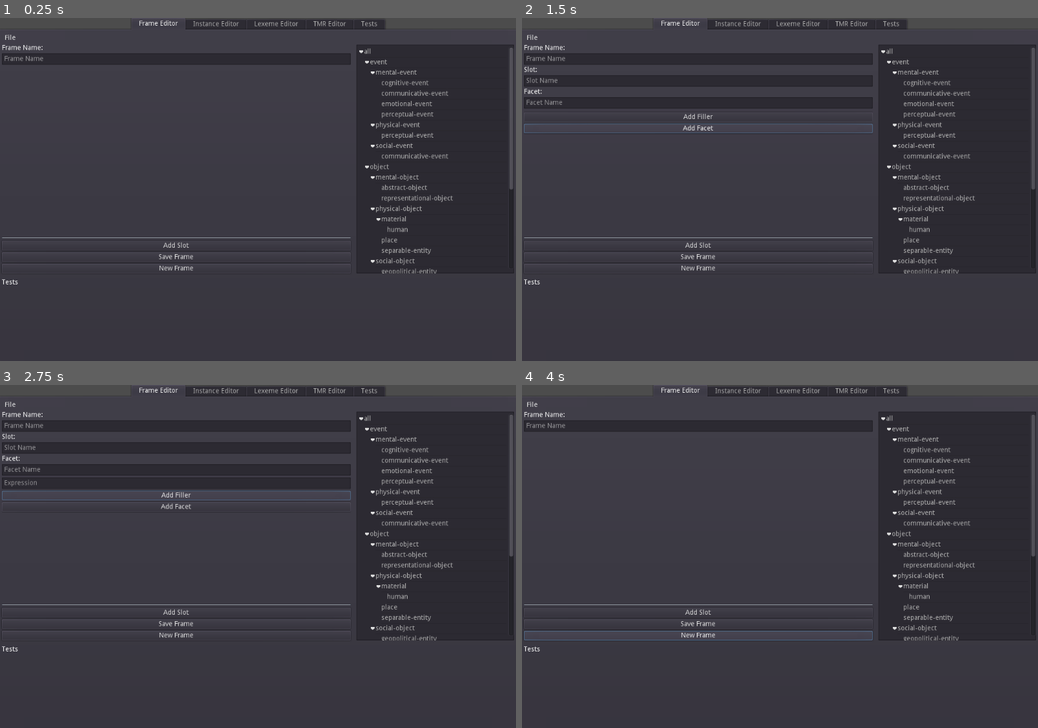
Above: before the commit, frames 1-4 (two rows, left to right).
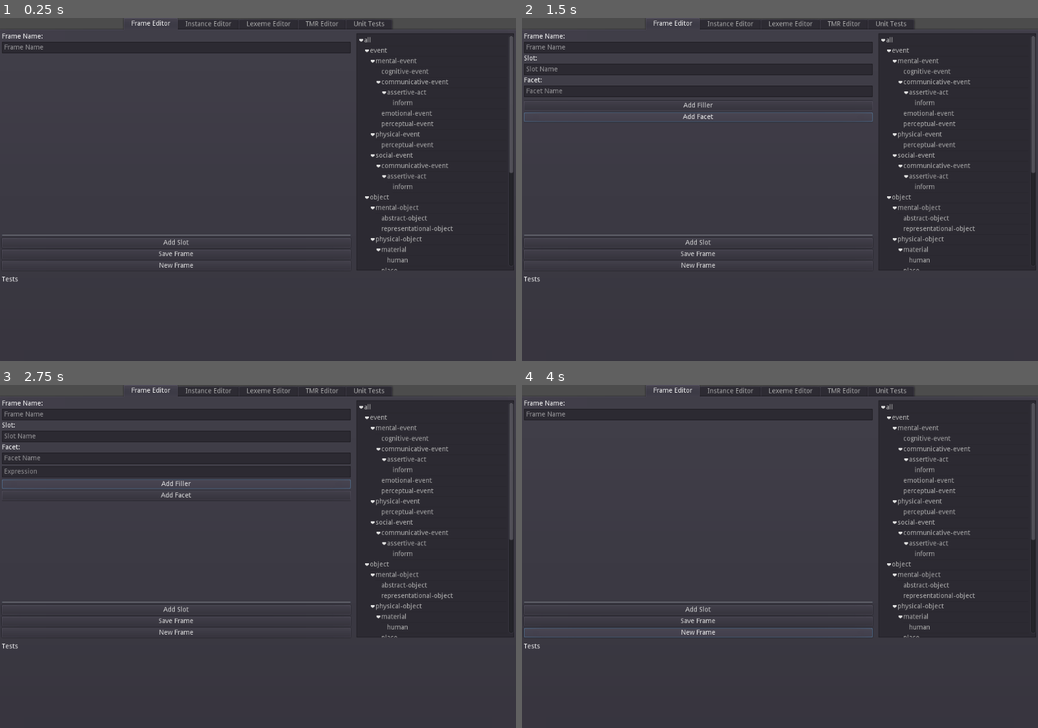
Above: after the commit, the same moments.

Repository: Eibriel/CompiAgent
Game: Godot game, scene res://MainScene.tscn
The game is run twice, just before and just after one commit, with the same random seed, the same clock (stepped at 60 frames per second) and the same inputs.
Inputs:
- Up to frame 1 (0.25 s): no input
- Up to frame 2 (1.5 s): click "Add Slot" at 0.5 s; click "Add Facet" at 1.25 s
- Up to frame 3 (2.75 s): click "Add Filler" at 2 s
- Up to frame 4 (4 s): click "Save Frame" at 2.75 s; click "New Frame" at 3.5 s

The runs differ from the first frame. In frame 1, 3.9% of the frame differs, in the area x 0-100%, y 0-78%; in frame 2, 5.2%; in frame 3, 7.1%; in frame 4, 4.5%.

Commit message:
Improving Instance Editor

Diff:
--- a/FrameEditor.tscn
+++ b/FrameEditor.tscn
@@ -12,6 +12,7 @@
 anchor_bottom = 1.0
 
 [node name="MenuButton" type="MenuButton" parent="VBoxContainer"]
+visible = false
 margin_right = 35.0
 margin_bottom = 20.0
 size_flags_horizontal = 0
@@ -19,7 +20,6 @@
 items = [ "Open ...", null, 0, false, false, 0, 0, null, "", false, "Save", null, 0, false, false, 1, 0, null, "", false, "Save as ...", null, 0, false, false, 2, 0, null, "", false ]
 
 [node name="VSplitContainer" type="VSplitContainer" parent="VBoxContainer"]
-margin_top = 24.0
 margin_right = 1080.0
 margin_bottom = 720.0
 size_flags_horizontal = 3
@@ -27,7 +27,7 @@
 
 [node name="HSplitContainer" type="HSplitContainer" parent="VBoxContainer/VSplitContainer"]
 margin_right = 1080.0
-margin_bottom = 506.0
+margin_bottom = 524.0
 size_flags_horizontal = 3
 size_flags_vertical = 3
 size_flags_stretch_ratio = 1.26
@@ -35,7 +35,7 @@
 
 [node name="VBoxContainer" type="VBoxContainer" parent="VBoxContainer/VSplitContainer/HSplitContainer"]
 margin_right = 734.0
-margin_bottom = 506.0
+margin_bottom = 524.0
 size_flags_horizontal = 3
 size_flags_vertical = 3
 
@@ -53,59 +53,59 @@
 [node name="ScrollContainer" type="ScrollContainer" parent="VBoxContainer/VSplitContainer/HSplitContainer/VBoxContainer"]
 margin_top = 46.0
 margin_right = 734.0
-margin_bottom = 426.0
+margin_bottom = 444.0
 size_flags_horizontal = 3
 size_flags_vertical = 3
 
 [node name="VBoxContainerSlots" type="VBoxContainer" parent="VBoxContainer/VSplitContainer/HSplitContainer/VBoxContainer/ScrollContainer"]
 margin_right = 734.0
-margin_bottom = 380.0
+margin_bottom = 398.0
 rect_clip_content = true
 size_flags_horizontal = 3
 size_flags_vertical = 3
 
 [node name="HSeparator" type="HSeparator" parent="VBoxContainer/VSplitContainer/HSplitContainer/VBoxContainer"]
-margin_top = 430.0
+margin_top = 448.0
 margin_right = 734.0
-margin_bottom = 434.0
+margin_bottom = 452.0
 
 [node name="ButtonAddSlot" type="Button" parent="VBoxContainer/VSplitContainer/HSplitContainer/VBoxContainer"]
-margin_top = 438.0
+margin_top = 456.0
 margin_right = 734.0
-margin_bottom = 458.0
+margin_bottom = 476.0
 text = "Add Slot"
 
 [node name="ButtonSaveFrame" type="Button" parent="VBoxContainer/VSplitContainer/HSplitContainer/VBoxContainer"]
-margin_top = 462.0
+margin_top = 480.0
 margin_right = 734.0
-margin_bottom = 482.0
+margin_bottom = 500.0
 text = "Save Frame"
 
 [node name="ButtonNewFrame" type="Button" parent="VBoxContainer/VSplitContainer/HSplitContainer/VBoxContainer"]
-margin_top = 486.0
+margin_top = 504.0
 margin_right = 734.0
-margin_bottom = 506.0
+margin_bottom = 524.0
 text = "New Frame"
 
 [node name="Tree" type="Tree" parent="VBoxContainer/VSplitContainer/HSplitContainer"]
 margin_left = 746.0
 margin_right = 1080.0
-margin_bottom = 506.0
+margin_bottom = 524.0
 focus_mode = 0
 size_flags_horizontal = 3
 size_flags_vertical = 3
 hide_root = true
 
 [node name="VSplitContainer" type="VSplitContainer" parent="VBoxContainer/VSplitContainer"]
-margin_top = 518.0
+margin_top = 536.0
 margin_right = 1080.0
-margin_bottom = 696.0
+margin_bottom = 720.0
 size_flags_horizontal = 3
 size_flags_vertical = 3
 size_flags_stretch_ratio = 0.45
 
 [node name="RichTextLabel2" type="RichTextLabel" parent="VBoxContainer/VSplitContainer/VSplitContainer"]
 margin_right = 1080.0
-margin_bottom = 178.0
+margin_bottom = 184.0
 size_flags_vertical = 3
 text = "Tests"
--- a/InstanceEditor.gd
+++ b/InstanceEditor.gd
@@ -1,15 +1,31 @@
 extends Control
 
+onready var frames_tree = $VBoxContainer/VSplitContainer/HSplitContainer/Tree
+onready var frame_edit = $VBoxContainer/VSplitContainer/HSplitContainer/RichTextLabel
+onready var frame_slots = $VBoxContainer/VSplitContainer/HSplitContainer/VBoxContainer2/ScrollContainer/VBoxContainerSlots
+onready var frame_name = $VBoxContainer/VSplitContainer/HSplitContainer/VBoxContainer2/LineEditName
+onready var button_save_frame = $VBoxContainer/VSplitContainer/HSplitContainer/VBoxContainer2/ButtonSaveFrame
+onready var button_new_frame = $VBoxContainer/VSplitContainer/HSplitContainer/VBoxContainer2/ButtonNewFrame
+onready var button_add_slot = $VBoxContainer/VSplitContainer/HSplitContainer/VBoxContainer2/ButtonAddSlot
 
-onready var instance_list = $HSplitContainer/VBoxContainer/ItemList
-onready var instance_code = $HSplitContainer/TextEdit
-onready var button_add_instance = $HSplitContainer/VBoxContainer/ButtonAddInstance
-onready var button_save_instance = $HSplitContainer/VBoxContainer/ButtonSaveInstance
-onready var lineedit_instancename = $HSplitContainer/VBoxContainer/LineEditInstanceName
+
+
+onready var instance_list = $VBoxContainer/VSplitContainer/HSplitContainer/VBoxContainer/ItemList
+onready var instance_code = $VBoxContainer/VSplitContainer/HSplitContainer/TextEdit
+onready var button_add_instance = $VBoxContainer/VSplitContainer/HSplitContainer/VBoxContainer/ButtonAddInstance
+onready var button_save_instance = $VBoxContainer/VSplitContainer/HSplitContainer/VBoxContainer/ButtonSaveInstance
+onready var lineedit_instancename = $VBoxContainer/VSplitContainer/HSplitContainer/VBoxContainer/LineEditInstanceName
+
+var FacetEditor = load("res://modules/facet_editor.tscn")
+var SlotEditor = load("res://modules/slot_editor.tscn")
 
 var json_path = "res://instances.json"
 
-var instances
+## Ontology class
+var Ontology = load("res://CompiAgent/ontology_class.gd")
+
+## Ontology instance
+var onto = Ontology.new()
 
 func _ready():
 	_load_instances()
@@ -27,15 +43,64 @@
 	if file.file_exists(json_path):
 		file.open(json_path, File.READ)
 		var text = file.get_as_text()
-		instances = parse_json(text)
+		var instances = parse_json(text)
 		file.close()
+		onto.load_from_dictionary(instances)
 	else:
-		instances = {}
+		onto.load_from_dictionary({})
+
+func display_info(fname):
+	frame_name.set_text(fname)
+
+	for m in frame_slots.get_children():
+		frame_slots.remove_child(m)
+
+	if fname == "":
+		return
+
+	var frame = onto.get_frame_by_id(fname)
+
+	for slot in frame.get_slot_names():
+		var slot_editor = addSlot()
+		var slot_name = slot_editor.get_node("SlotName")
+		slot_name.set_text(slot)
+		for facet in frame.get_slot(slot).get_facet_names():
+			var facet_editor = addFacet(slot_editor)
+			var facet_name = facet_editor.get_node("FacetName")
+			facet_name.set_text(facet)
+			for filler in frame.get_slot(slot).get_facet(facet).get_fillers(false):
+				var filler_editor = addFiller(facet_editor)
+				filler_editor.set_text(filler)
+
+
+func addSlot():
+	var slot_editor = SlotEditor.instance()
+	var button_add_facet = slot_editor.get_node("ButtonAddFacet")
+	button_add_facet.connect("button_up", self, "_on_ButtonAddFacet_button_up", [slot_editor])
+	frame_slots.add_child(slot_editor)
+	return slot_editor
+
+
+func addFacet(slot_editor):
+	var facet_editor = FacetEditor.instance()
+	var button_add_filler = facet_editor.get_node("ButtonAddFiller")
+	button_add_filler.connect("button_up", self, "_on_ButtonAddFiller_button_up", [facet_editor])
+	var frame_facets = slot_editor.get_node("VBoxContainerFacets")
+	frame_facets.add_child(facet_editor)
+	return facet_editor
+
+func addFiller(facet_editor):
+	var filler_lineedit = LineEdit.new()
+	filler_lineedit.placeholder_text = "Expression"
+	var frame_fillers = facet_editor.get_node("VBoxContainerFillers")
+	frame_fillers.add_child(filler_lineedit)
+	return filler_lineedit
 
 # Read instances and fill instance_list
 func _fill_instance_list():
 	instance_list.clear()
-	for instance_name in instances:
+	var instances_names = onto.get_frames_names()
+	for instance_name in instances_names:
 		instance_list.add_item(instance_name)
 
 # Add instance to instances var
@@ -44,15 +109,17 @@
 	if lineedit_instancename.get_text() == "":
 		return
 	var instance_name = lineedit_instancename.get_text()
-	instances[instance_name] = {}
+	# instances[instance_name] = {}
+	onto.add_frame(instance_name)
 	_fill_instance_list()
 
 # Save instances var to json_path
 func _save_instances():
 	var file = File.new()
 	file.open(json_path, File.WRITE)
-	instances[lineedit_instancename.get_text()] = parse_json(instance_code.get_text())
-	file.store_line(JSON.print(instances, "\t"))
+	# instances[lineedit_instancename.get_text()] = parse_json(instance_code.get_text())
+	var onto_dict = onto.turn_into_dictionary()
+	file.store_line(JSON.print(onto_dict, "\t"))
 	file.close()
 
 func _on_ButtonAddInstance_button_up():
@@ -63,5 +130,6 @@
 
 func _on_ItemList_item_selected(item: int):
 	var instance_name = instance_list.get_item_text(item)
-	instance_code.set_text(JSON.print(instances[instance_name], "\t"))
+	# instance_code.set_text(JSON.print(instances[instance_name], "\t"))
+	display_info(instance_name)
 	lineedit_instancename.set_text(instance_name)
--- a/InstanceEditor.tscn
+++ b/InstanceEditor.tscn
@@ -7,42 +7,116 @@
 anchor_bottom = 1.0
 script = ExtResource( 1 )
 
-[node name="HSplitContainer" type="HSplitContainer" parent="."]
+[node name="VBoxContainer" type="VBoxContainer" parent="."]
 anchor_right = 1.0
 anchor_bottom = 1.0
+size_flags_horizontal = 3
+size_flags_vertical = 3
+
+[node name="VSplitContainer" type="VSplitContainer" parent="VBoxContainer"]
+margin_right = 1080.0
+margin_bottom = 720.0
+size_flags_horizontal = 3
+size_flags_vertical = 3
+
+[node name="HSplitContainer" type="HSplitContainer" parent="VBoxContainer/VSplitContainer"]
+margin_right = 1080.0
+margin_bottom = 490.0
+size_flags_horizontal = 3
+size_flags_vertical = 3
 split_offset = 795
 
-[node name="TextEdit" type="TextEdit" parent="HSplitContainer"]
-margin_right = 795.0
-margin_bottom = 720.0
-syntax_highlighting = true
-show_line_numbers = true
+[node name="VBoxContainer2" type="VBoxContainer" parent="VBoxContainer/VSplitContainer/HSplitContainer"]
+margin_right = 881.0
+margin_bottom = 490.0
 
-[node name="VBoxContainer" type="VBoxContainer" parent="HSplitContainer"]
-margin_left = 807.0
+[node name="LabelName" type="Label" parent="VBoxContainer/VSplitContainer/HSplitContainer/VBoxContainer2"]
+margin_right = 881.0
+margin_bottom = 14.0
+text = "Frame Name:"
+
+[node name="LineEditName" type="LineEdit" parent="VBoxContainer/VSplitContainer/HSplitContainer/VBoxContainer2"]
+margin_top = 18.0
+margin_right = 881.0
+margin_bottom = 42.0
+placeholder_text = "Frame Name"
+
+[node name="ScrollContainer" type="ScrollContainer" parent="VBoxContainer/VSplitContainer/HSplitContainer/VBoxContainer2"]
+margin_top = 46.0
+margin_right = 881.0
+margin_bottom = 410.0
+size_flags_horizontal = 3
+size_flags_vertical = 3
+
+[node name="VBoxContainerSlots" type="VBoxContainer" parent="VBoxContainer/VSplitContainer/HSplitContainer/VBoxContainer2/ScrollContainer"]
+margin_right = 881.0
+margin_bottom = 364.0
+rect_clip_content = true
+size_flags_horizontal = 3
+size_flags_vertical = 3
+
+[node name="HSeparator" type="HSeparator" parent="VBoxContainer/VSplitContainer/HSplitContainer/VBoxContainer2"]
+margin_top = 414.0
+margin_right = 881.0
+margin_bottom = 418.0
+
+[node name="ButtonAddSlot" type="Button" parent="VBoxContainer/VSplitContainer/HSplitContainer/VBoxContainer2"]
+margin_top = 422.0
+margin_right = 881.0
+margin_bottom = 442.0
+text = "Add Slot"
+
+[node name="ButtonSaveFrame" type="Button" parent="VBoxContainer/VSplitContainer/HSplitContainer/VBoxContainer2"]
+margin_top = 446.0
+margin_right = 881.0
+margin_bottom = 466.0
+text = "Save Frame"
+
+[node name="ButtonNewFrame" type="Button" parent="VBoxContainer/VSplitContainer/HSplitContainer/VBoxContainer2"]
+margin_top = 470.0
+margin_right = 881.0
+margin_bottom = 490.0
+text = "New Frame"
+
+[node name="VBoxContainer" type="VBoxContainer" parent="VBoxContainer/VSplitContainer/HSplitContainer"]
+margin_left = 893.0
 margin_right = 1080.0
-margin_bottom = 720.0
+margin_bottom = 490.0
 
-[node name="ButtonAddInstance" type="Button" parent="HSplitContainer/VBoxContainer"]
-margin_right = 273.0
+[node name="ButtonAddInstance" type="Button" parent="VBoxContainer/VSplitContainer/HSplitContainer/VBoxContainer"]
+margin_right = 187.0
 margin_bottom = 20.0
 text = "Add Instance"
 
-[node name="ButtonSaveInstance" type="Button" parent="HSplitContainer/VBoxContainer"]
+[node name="ButtonSaveInstance" type="Button" parent="VBoxContainer/VSplitContainer/HSplitContainer/VBoxContainer"]
 margin_top = 24.0
-margin_right = 273.0
+margin_right = 187.0
 margin_bottom = 44.0
 text = "Save Instance"
 
-[node name="LineEditInstanceName" type="LineEdit" parent="HSplitContainer/VBoxContainer"]
+[node name="LineEditInstanceName" type="LineEdit" parent="VBoxContainer/VSplitContainer/HSplitContainer/VBoxContainer"]
 margin_top = 48.0
-margin_right = 273.0
+margin_right = 187.0
 margin_bottom = 72.0
 
-[node name="ItemList" type="ItemList" parent="HSplitContainer/VBoxContainer"]
+[node name="ItemList" type="ItemList" parent="VBoxContainer/VSplitContainer/HSplitContainer/VBoxContainer"]
 margin_top = 76.0
-margin_right = 273.0
+margin_right = 187.0
+margin_bottom = 490.0
+size_flags_horizontal = 3
+size_flags_vertical = 3
+items = [ "Instance1", null, false, "Item 1", null, false ]
+
+[node name="VSplitContainer" type="VSplitContainer" parent="VBoxContainer/VSplitContainer"]
+margin_top = 502.0
+margin_right = 1080.0
 margin_bottom = 720.0
 size_flags_horizontal = 3
 size_flags_vertical = 3
-items = [ "Instance1", null, false, "Item 1", null, false ]
+size_flags_stretch_ratio = 0.45
+
+[node name="RichTextLabel2" type="RichTextLabel" parent="VBoxContainer/VSplitContainer/VSplitContainer"]
+margin_right = 1080.0
+margin_bottom = 218.0
+size_flags_vertical = 3
+text = "Tests"
--- a/MainScene.tscn
+++ b/MainScene.tscn
@@ -58,7 +58,7 @@
 
 [node name="Control" parent="TabContainer/TMR Editor" instance=ExtResource( 3 )]
 
-[node name="Tests" type="Tabs" parent="TabContainer"]
+[node name="Unit Tests" type="Tabs" parent="TabContainer"]
 visible = false
 anchor_right = 1.0
 anchor_bottom = 1.0
@@ -68,7 +68,7 @@
 margin_bottom = -4.0
 scrolling_enabled = false
 
-[node name="Gut" parent="TabContainer/Tests" instance=ExtResource( 1 )]
+[node name="Gut" parent="TabContainer/Unit Tests" instance=ExtResource( 1 )]
 visible = true
 _run_on_load = false
 _should_print_to_console = false
--- a/frames.json
+++ b/frames.json
@@ -232,5 +232,34 @@
 				"\"Origin frame, source for all framessss\""
 			]
 		}
+	},
+	"assertive-act": {
+		"is-a": {
+			"value": [
+				"communicative-event"
+			]
+		}
+	},
+	"inform": {
+		"definition": {
+			"value": [
+				"\"the event of asserting something to provide information to another person or set of persons\""
+			],
+		},
+		"is-a": {
+			"value": [
+				"assertive-act"
+			]
+		},
+		"agent": {
+			"sem": [
+				"*human"
+			]
+		},
+		"theme": {
+			"sem": [
+				"*event"
+			]
+		}
 	}
 }
--- a/instances.json
+++ b/instances.json
@@ -1,9 +1,9 @@
 {
 	"@env.place.1": {
-		"name": "Main Plaza"
+		"name": {"value":["Main Plaza"]}
 	},
 	"@env.human.1": {
-		"location": "@env.place.1",
-		"name": "Anna"
+		"location": {"value":["@env.place.1"]},
+		"name": {"value":["Anna"]}
 	}
 }
